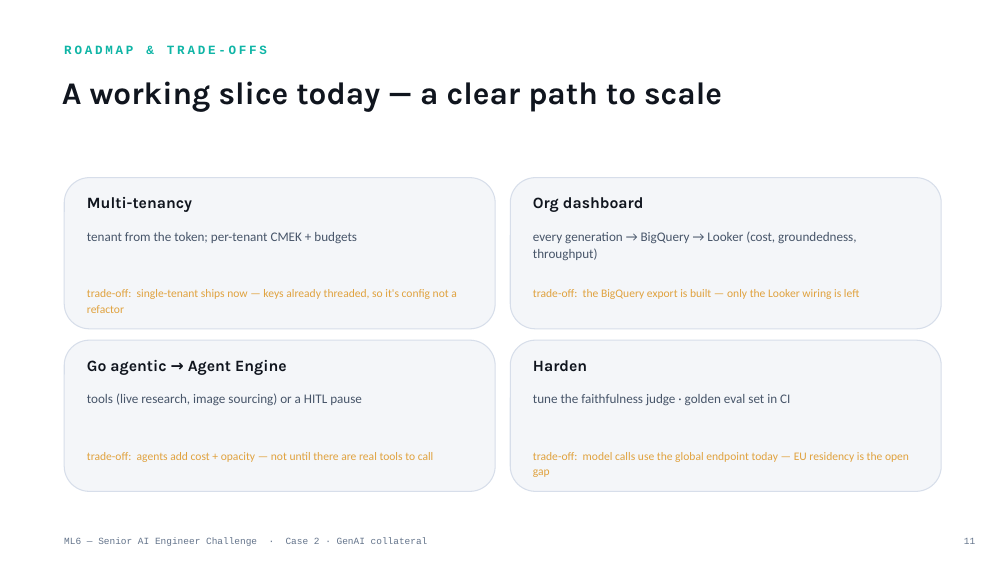
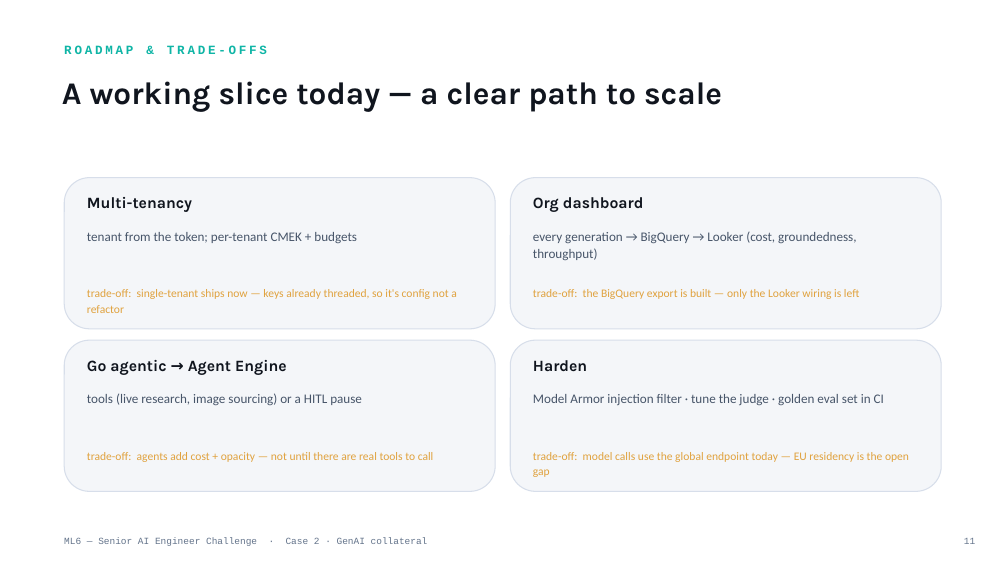
Before and after one commit to yashgpt2894/genai-marketing-collateral, a slide deck: slide 11 of Case2_GenAI_Collateral.pptx. Drawn at 1008x567 pixels with LibreOffice and Linux fonts; fonts in the diff are those of the drawing. Boxes give left, top, right and bottom in pixels: in the first picture for what was removed or moved away, otherwise in the second. Text is boxed around its words. In the diff, an @@ line names an element or a change of style, - is before the commit and + after.

```diff
--- a/Case2_GenAI_Collateral.pptx
+++ b/Case2_GenAI_Collateral.pptx
@@ text at <box>533,394,884,405</box>: text changed @@
-tune the faithfulness judge · golden eval set in CI
+Model Armor injection filter · tune the judge · golden eval set in CI
```
Also in this commit, not shown: 1 other slide changed, 8 other files.
